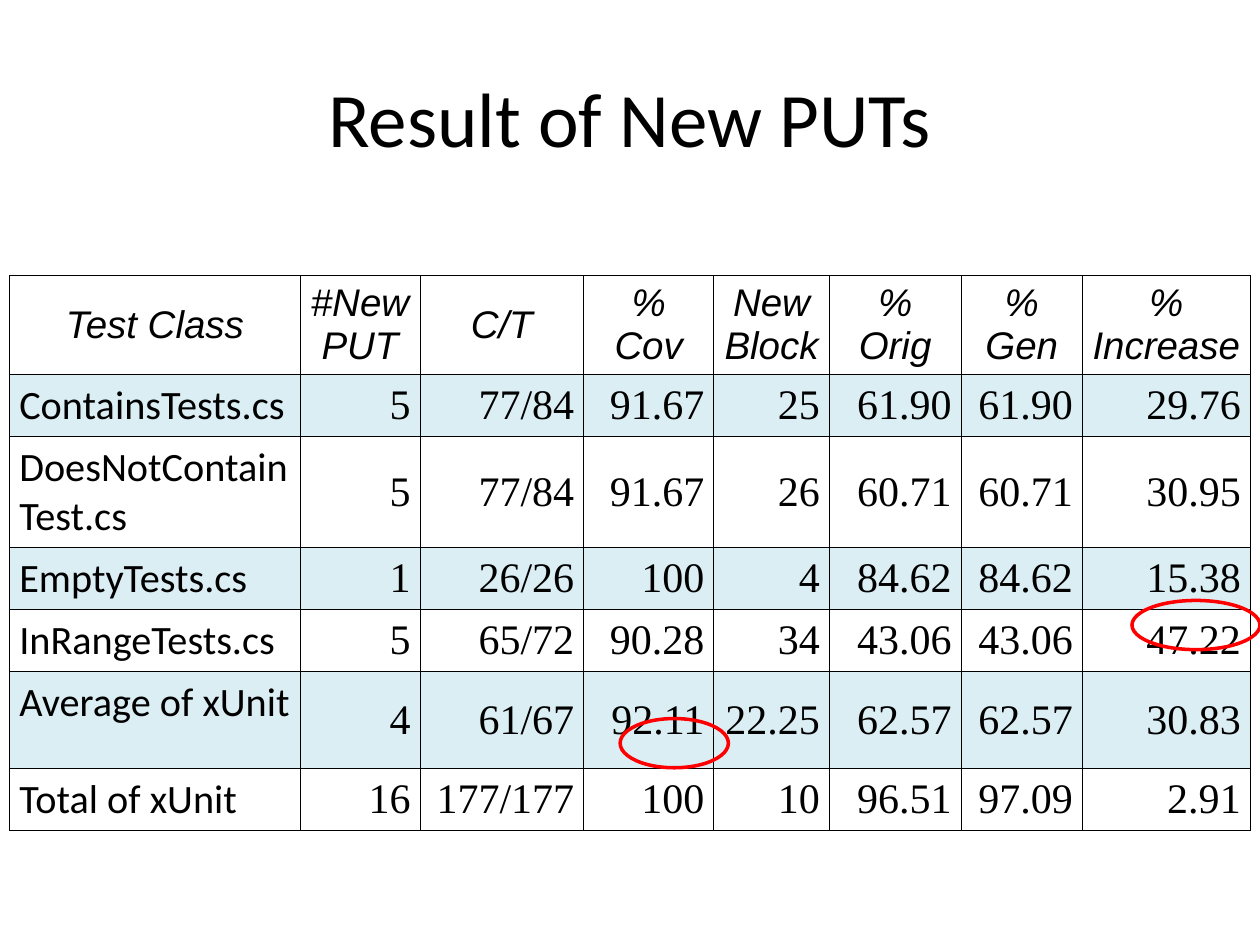
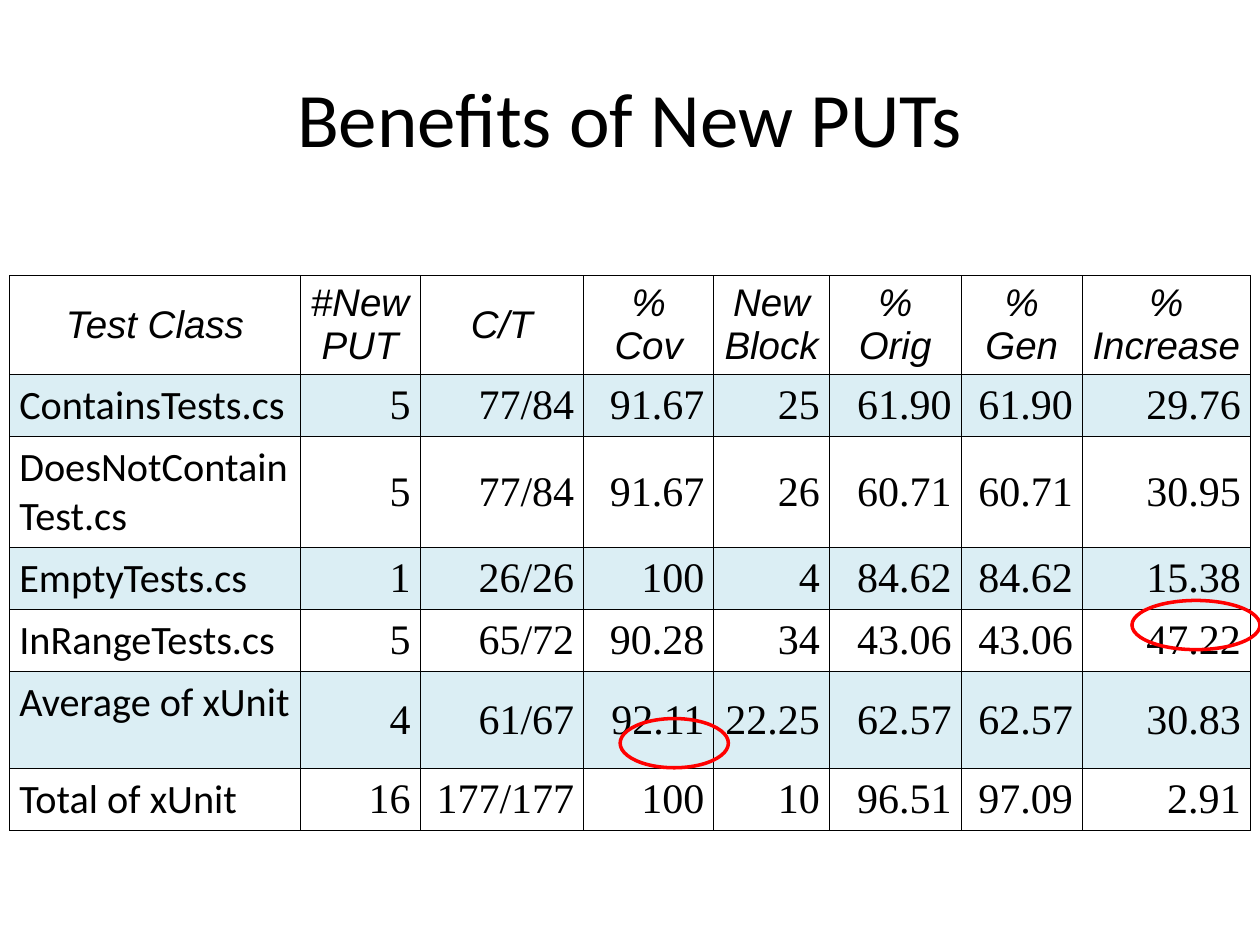
Before and after one commit to mentaman/cspat, a slide deck: slide 11 of xunit/report/Testing.ppt. Drawn at 1260x945 pixels with LibreOffice and Linux fonts; fonts in the diff are those of the drawing. Boxes give left, top, right and bottom in pixels: in the first picture for what was removed or moved away, otherwise in the second. Text is boxed around its words. In the diff, an @@ line names an element or a change of style, - is before the commit and + after.

```diff
--- a/xunit/report/Testing.ppt
+++ b/xunit/report/Testing.ppt
@@ title at (297, 93, 962, 148): text changed @@
-Result of New PUTs
+Benefits of New PUTs
```
Also in this commit, not shown: 3 other slides changed.
